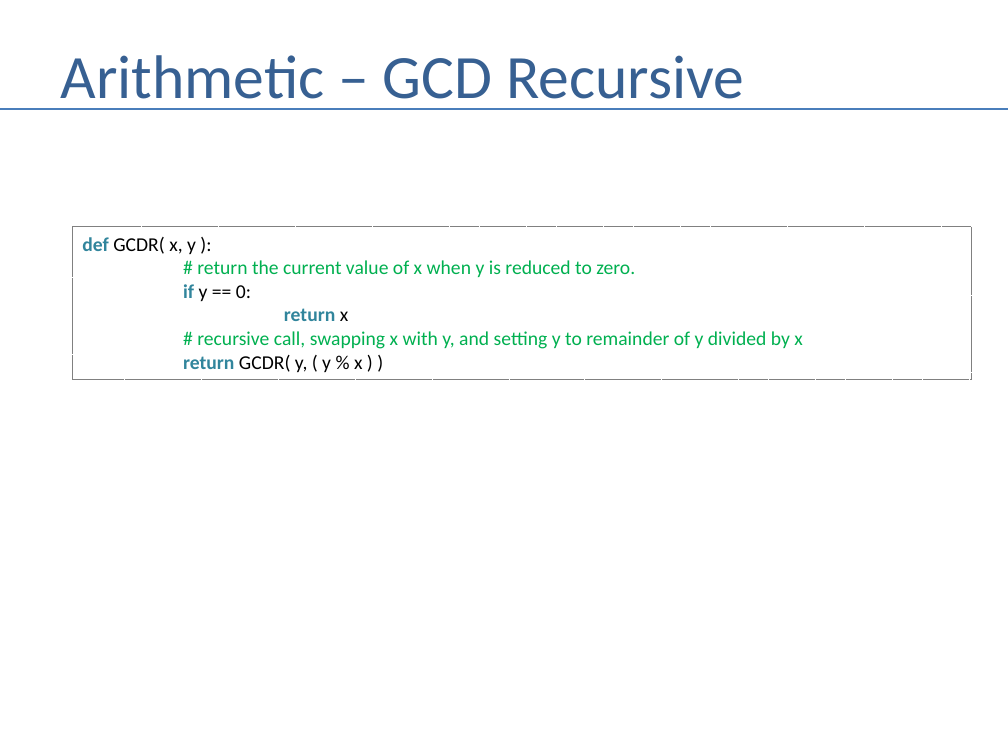
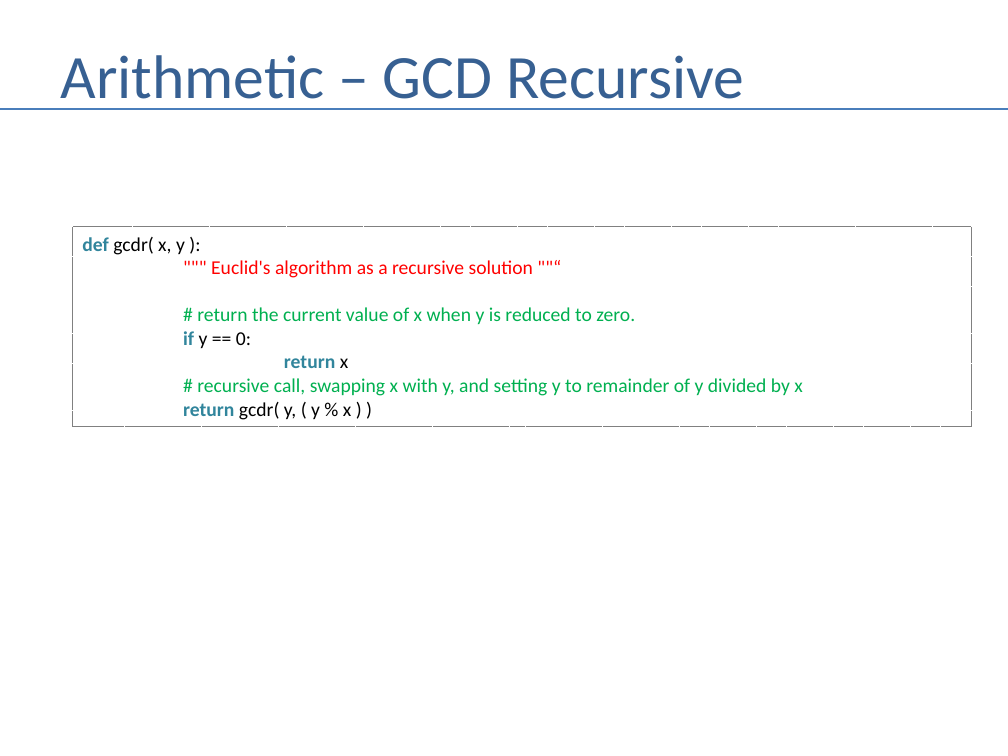
Before and after one commit to andrewferlitsch/Portland-Data-Science-Group, a slide deck: slide 68 of Presentations/Whiteboarding.pptx. Drawn at 1008x756 pixels with LibreOffice and Linux fonts; fonts in the diff are those of the drawing. Boxes give left, top, right and bottom in pixels: in the first picture for what was removed or moved away, otherwise in the second. Text is boxed around its words. In the diff, an @@ line names an element or a change of style, - is before the commit and + after.

Commit message:
arith update

```diff
--- a/Presentations/Whiteboarding.pptx
+++ b/Presentations/Whiteboarding.pptx
@@ rectangle "def gcdr( x, y ):" resized from (x1=73, y1=227, x2=972, y2=379) to (x1=73, y1=227, x2=972, y2=427) @@
@@ text in rectangle at (x1=82, y1=237, x2=533, y2=278): text changed; text colour #000000 to #FF0000 @@
-def GCDR( x, y ):
+def gcdr( x, y ):
+""" Euclid's algorithm as a recursive solution ""“
@@ text in rectangle at (x1=183, y1=402, x2=351, y2=420): text changed @@
-return GCDR( y, ( y % x ) )
+return gcdr( y, ( y % x ) )
```
Also in this commit, not shown: 7 other slides changed.
